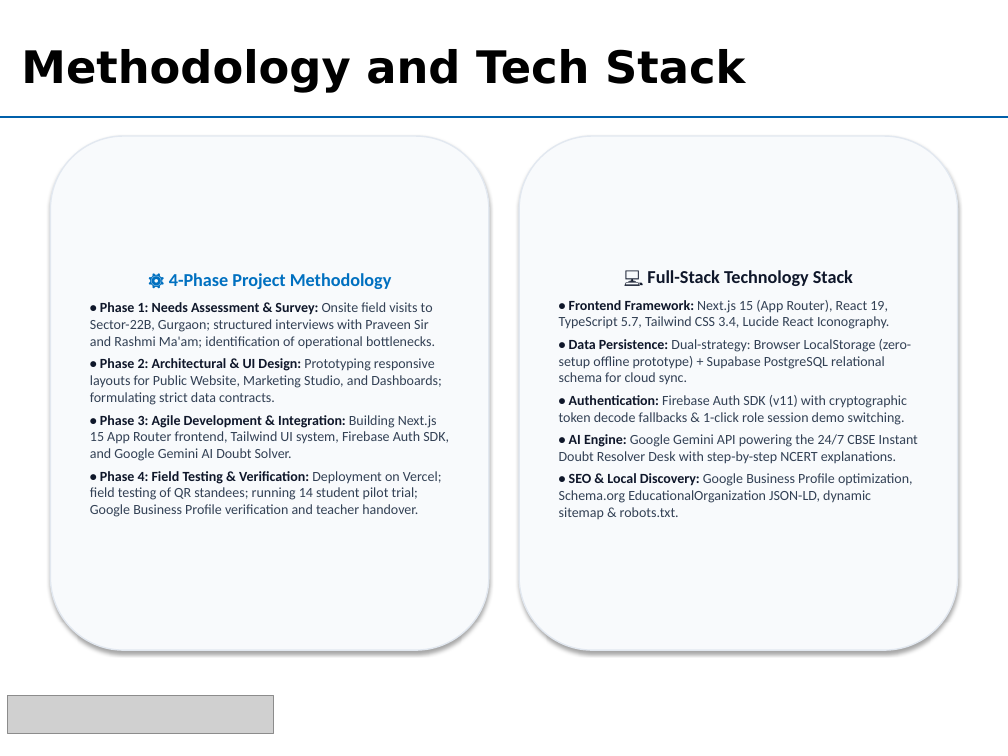
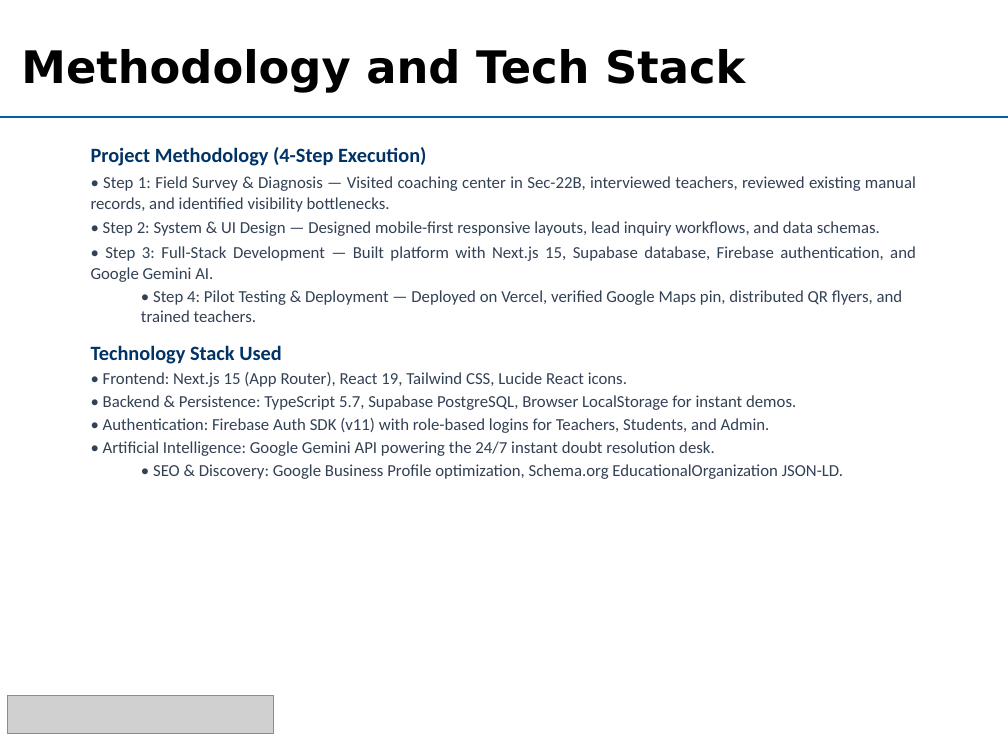
Before and after one commit to bhavyaanand2101-coder/Community_Service_2026, a slide deck: slide 6 of Community_Service_Presentation.pptx. Drawn at 1008x756 pixels with LibreOffice and Linux fonts; fonts in the diff are those of the drawing; grey boxes stand for pictures; background and template pictures are left out. Boxes give left, top, right and bottom in pixels: in the first picture for what was removed or moved away, otherwise in the second. Text is boxed around its words. In the diff, an @@ line names an element or a change of style, - is before the commit and + after.

Commit message:
refactor(presentation & web): make presentation and local search page natural and authentic with standard typography

```diff
--- a/Community_Service_Presentation.pptx
+++ b/Community_Service_Presentation.pptx
@@ rounded rectangle removed at (50,136,489,650) @@
-⚙️ 4-Phase Project Methodology
-• Phase 1: Needs Assessment & Survey: Onsite field visits to Sector-22B, Gurgaon; structured interviews with Praveen Sir and Rashmi Ma'am; identification of operational bottlenecks.
-• Phase 2: Architectural & UI Design: Prototyping responsive layouts for Public Website, Marketing Studio, and Dashboards; formulating strict data contracts.
-• Phase 3: Agile Development & Integration: Building Next.js 15 App Router frontend, Tailwind UI system, Firebase Auth SDK, and Google Gemini AI Doubt Solver.
-• Phase 4: Field Testing & Verification: Deployment on Vercel; field testing of QR standees; running 14 student pilot trial; Google Business Profile verification and teacher handover.
@@ text added at (91,147,916,479), 12 pt, text #334155 @@
+Project Methodology (4-Step Execution)
+  • Step 1: Field Survey & Diagnosis — Visited coaching center in Sec-22B, interviewed teachers, reviewed existing manual records, and identified visibility bottlenecks.
+  • Step 2: System & UI Design — Designed mobile-first responsive layouts, lead inquiry workflows, and data schemas.
+  • Step 3: Full-Stack Development — Built platform with Next.js 15, Supabase database, Firebase authentication, and Google Gemini AI.
+  • Step 4: Pilot Testing & Deployment — Deployed on Vercel, verified Google Maps pin, distributed QR flyers, and trained teachers.
+Technology Stack Used
+  • Frontend: Next.js 15 (App Router), React 19, Tailwind CSS, Lucide React icons.
+  • Backend & Persistence: TypeScript 5.7, Supabase PostgreSQL, Browser LocalStorage for instant demos.
+  • Authentication: Firebase Auth SDK (v11) with role-based logins for Teachers, Students, and Admin.
+  • Artificial Intelligence: Google Gemini API powering the 24/7 instant doubt resolution desk.
+  • SEO & Discovery: Google Business Profile optimization, Schema.org EducationalOrganization JSON-LD.
@@ rounded rectangle removed at (519,136,958,650) @@
-💻 Full-Stack Technology Stack
-• Frontend Framework: Next.js 15 (App Router), React 19, TypeScript 5.7, Tailwind CSS 3.4, Lucide React Iconography.
-• Data Persistence: Dual-strategy: Browser LocalStorage (zero-setup offline prototype) + Supabase PostgreSQL relational schema for cloud sync.
-• Authentication: Firebase Auth SDK (v11) with cryptographic token decode fallbacks & 1-click role session demo switching.
-• AI Engine: Google Gemini API powering the 24/7 CBSE Instant Doubt Resolver Desk with step-by-step NCERT explanations.
-• SEO & Local Discovery: Google Business Profile optimization, Schema.org EducationalOrganization JSON-LD, dynamic sitemap & robots.txt.
```
Also in this commit, not shown: 10 other slides changed, 3 other files.
